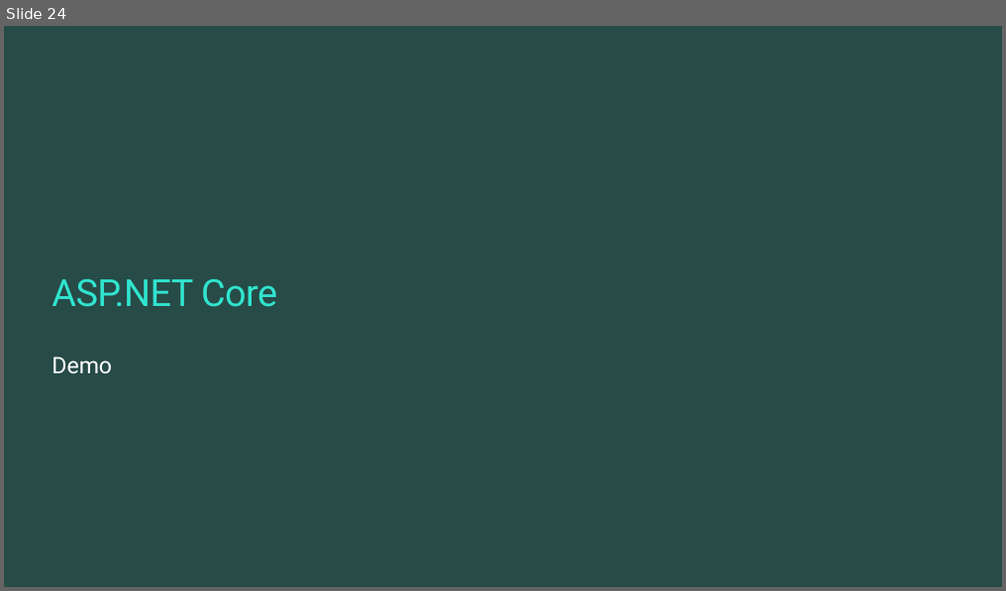
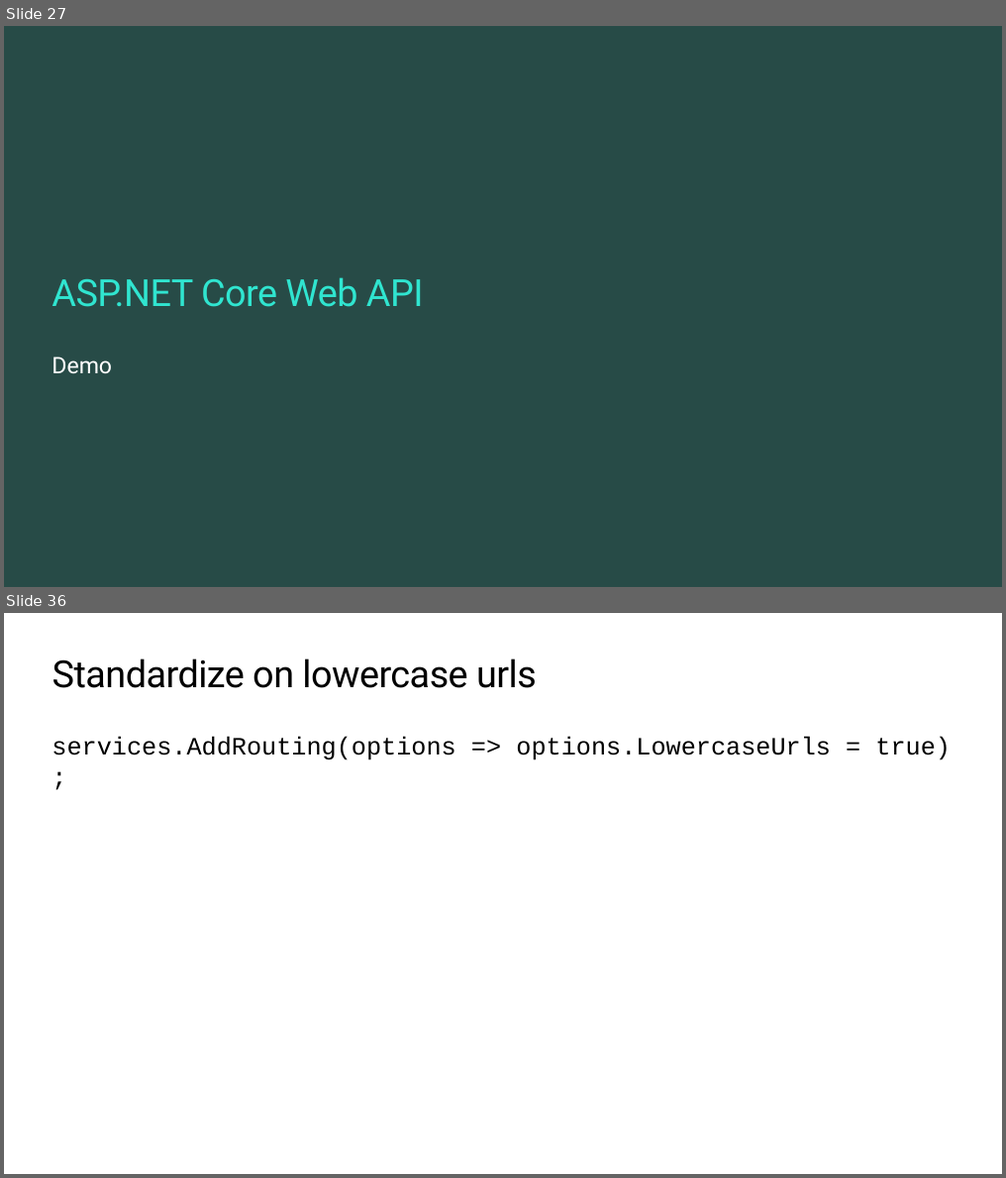
Before and after one commit to ondfisk/BDSA2019, a slide deck: Slides/Lecture09 - JSON and the REST - ASP.NET Core.pptx. Shown one above the other, each under a label of ours: slide 24 before the commit, slides 27 and 36 after it; the slides between them are not shown. The pictures are 1006x591 and 1006x1178 pixels, drawn with LibreOffice and Linux fonts; fonts in the diff are those of the drawing; background and template pictures are left out. Boxes give left, top, right and bottom in pixels: in the first picture for what was removed or moved away, otherwise in the second. Text is boxed around its words. In the diff, an @@ line names an element or a change of style, - is before the commit and + after.

```diff
--- a/Slides/Lecture09 - JSON and the REST - ASP.NET Core.pptx
+++ b/Slides/Lecture09 - JSON and the REST - ASP.NET Core.pptx
@@ slide 36 added at [4,613,1002,1174], background #FFFFFF @@
@@ title added at [53,659,537,688], 36 pt, text #000000 @@
+Standardize on lowercase urls
@@ text added at [52,737,950,761], 24 pt, text #000000 @@
+services.AddRouting(options => options.LowercaseUrls = true);
@@ what was slide 24 is now slide 27 @@
@@ slide 27 changed as well @@
@@ title at [52,277,424,307]: text changed @@
-ASP.NET Core
+ASP.NET Core Web API
```
Also in this commit, not shown: 12 other slides added, 13 other files.
